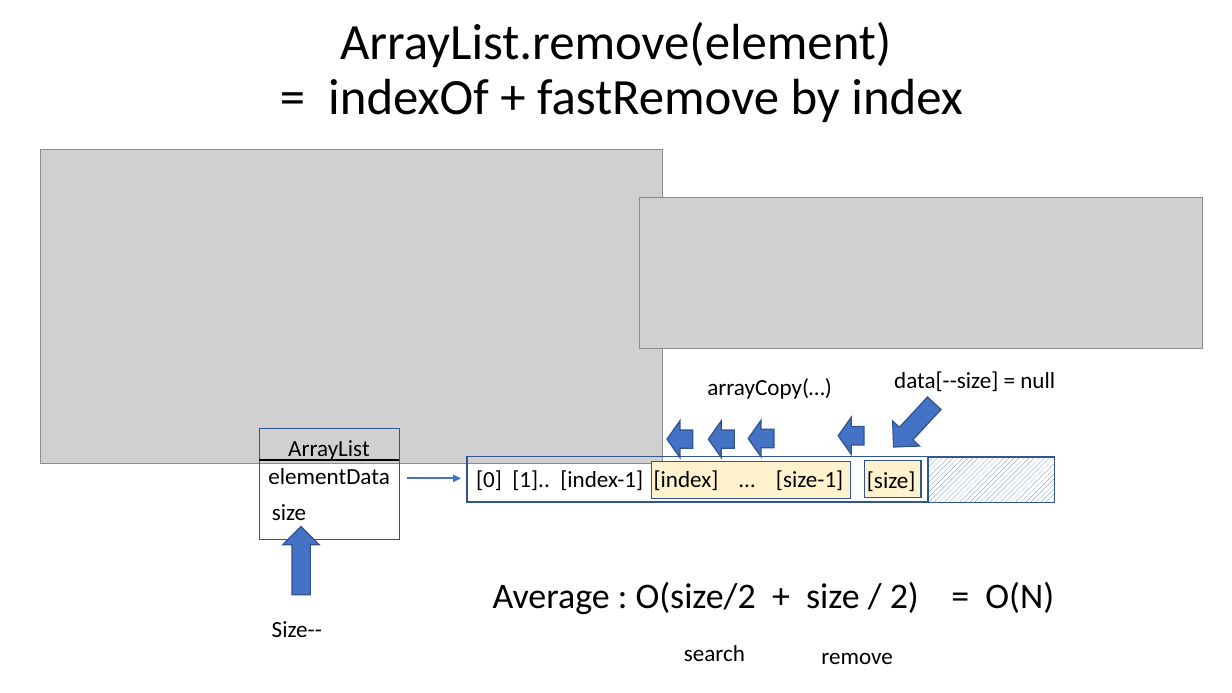
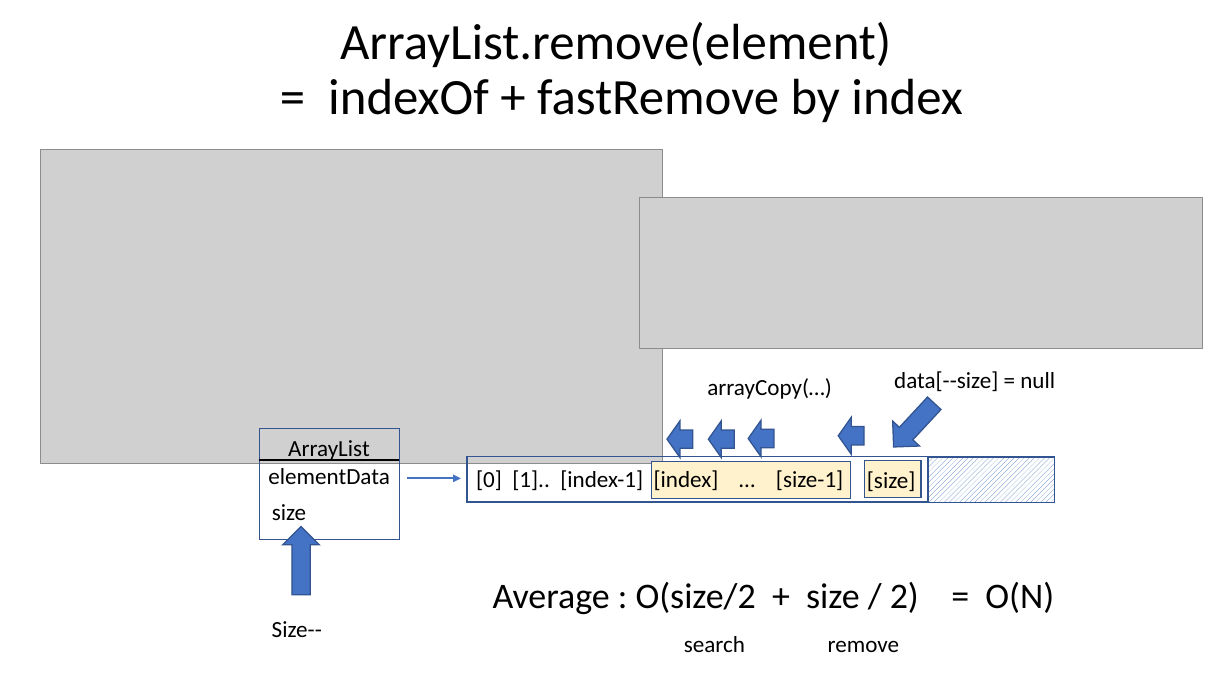
Before and after one commit to Arnaud-Nauwynck/presentations, a slide deck: slide 15 of java/Basic-Data-Structures.pptx. Drawn at 1232x693 pixels with LibreOffice and Linux fonts; fonts in the diff are those of the drawing; grey boxes stand for pictures. Boxes give left, top, right and bottom in pixels: in the first picture for what was removed or moved away, otherwise in the second. Text is boxed around its words. In the diff, an @@ line names an element or a change of style, - is before the commit and + after.

```diff
--- a/java/Basic-Data-Structures.pptx
+++ b/java/Basic-Data-Structures.pptx
@@ text "search" moved from (x1=684, y1=645, x2=745, y2=661) to (x1=684, y1=636, x2=745, y2=652) @@
@@ text "remove" moved from (x1=821, y1=652, x2=892, y2=664) to (x1=828, y1=640, x2=899, y2=652) @@
```
Also in this commit, not shown: 4 other slides changed, 21 slides added.
